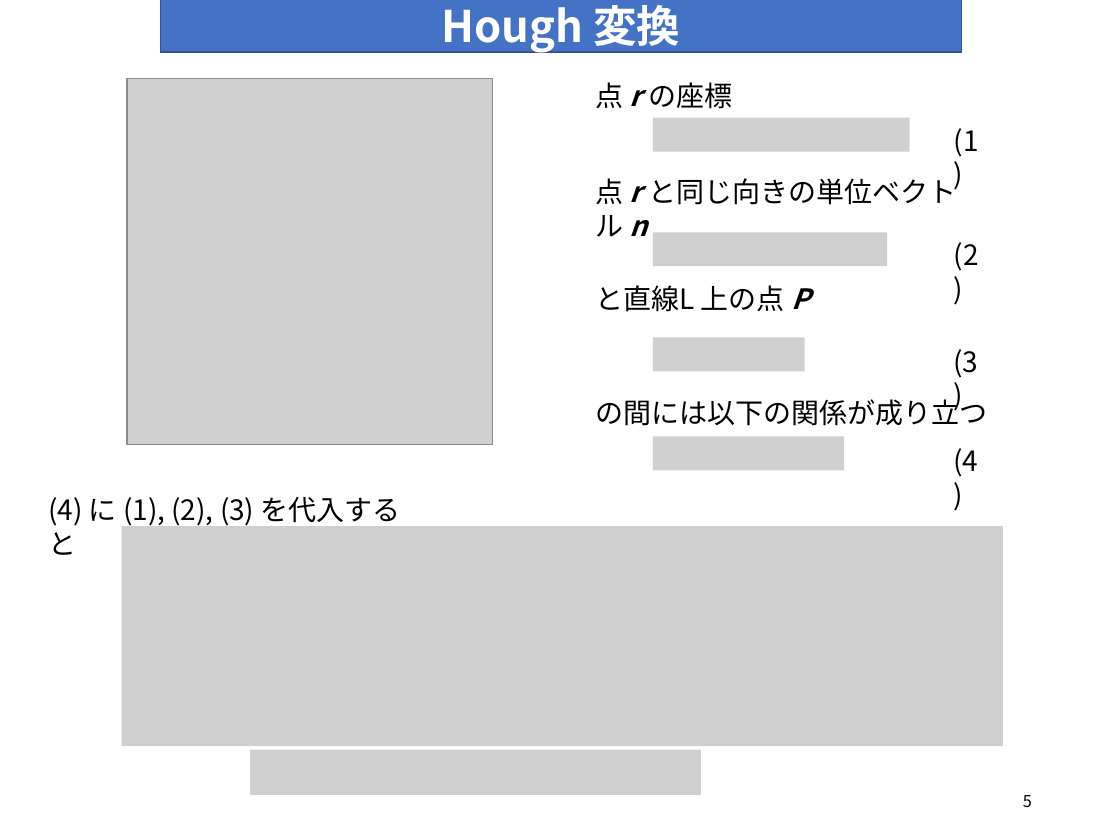
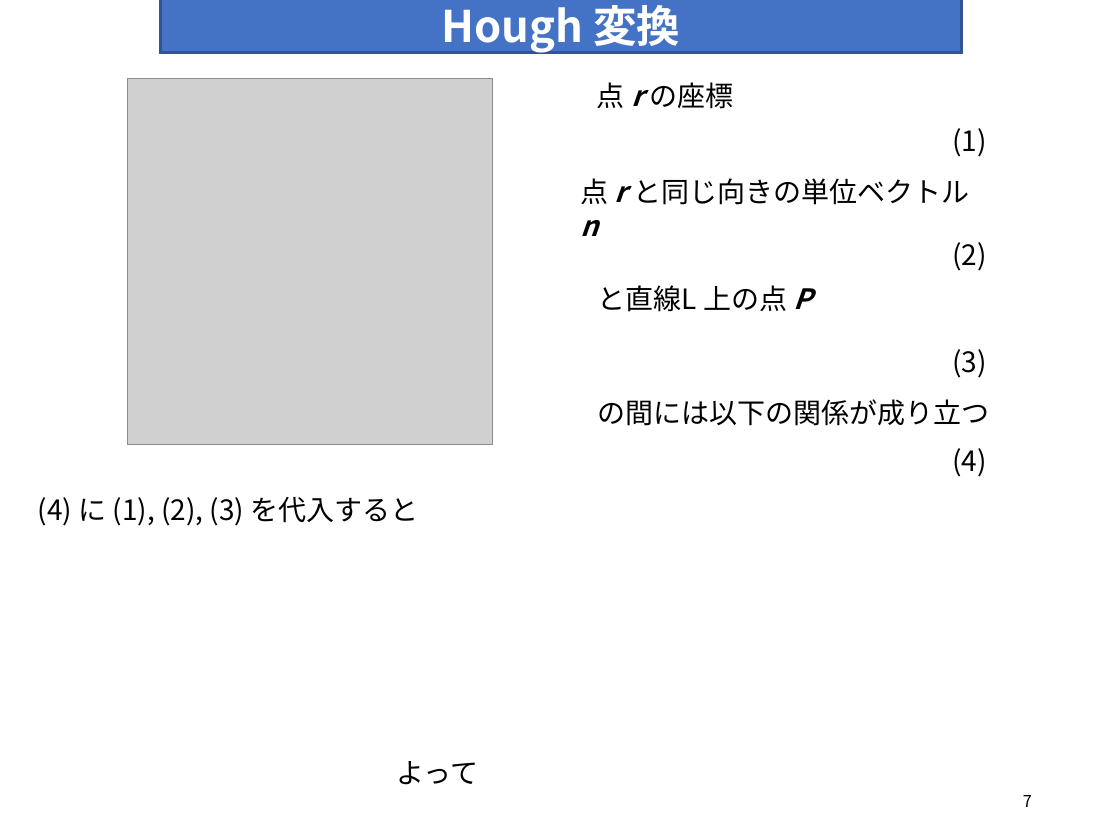
Before and after one commit to rurusasu/Diary, a slide deck: slide 7 of 報告会_パワポ/20210511/2021_0511.pptx (slide 5 before the commit). Drawn at 1120x840 pixels with LibreOffice and Linux fonts; fonts in the diff are those of the drawing; grey boxes stand for pictures. Boxes give left, top, right and bottom in pixels: in the first picture for what was removed or moved away, otherwise in the second. Text is boxed around its words. In the diff, an @@ line names an element or a change of style, - is before the commit and + after.

```diff
--- a/報告会_パワポ/20210511/2021_0511.pptx
+++ b/報告会_パワポ/20210511/2021_0511.pptx
@@ rectangle "Hough 変換" at [160,0,961,53]: outline #325491 1 pt to #325491 2 pt @@
@@ picture removed at [653,118,909,151] @@
@@ text "点 r と同じ向きの単位ベクトル n" rewrapped from [595,178,956,237] to [581,178,970,205] @@
@@ picture removed at [653,232,887,265] @@
@@ picture removed at [653,337,804,371] @@
@@ text "の間には以下の関係が成り立つ" rewrapped from [595,395,987,426] to [598,399,990,426] @@
@@ picture removed at [653,437,844,470] @@
@@ 4 texts: place and size @@
-4 texts at [954,128,979,477]
+4 texts at [952,128,986,477]
@@ text "(4) に (1), (2), (3) ..." rewrapped from [48,497,401,528] to [38,497,419,526] @@
@@ picture removed at [122,526,1004,746] @@
@@ picture removed at [250,749,701,794] @@
@@ text added at [396,761,478,785], 18 pt, text #000000 @@
+よって
@@ page number at [1023,795,1032,807]: text changed @@
-5
+7
```
Also in this commit, not shown: 6 other slides changed, 3 slides added, 1 slide removed.
